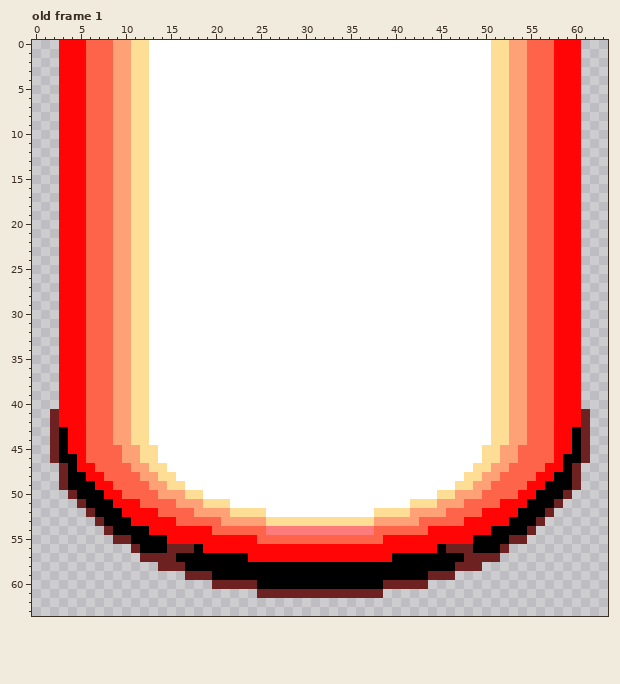
File history of a pixel-art file, assets/satanicCircle.ase. Above is the file before it was changed.
64x64 pixels, 2 frames. Shown: old frame 1. The commit also changed other frames, which this record leaves out.
The result:
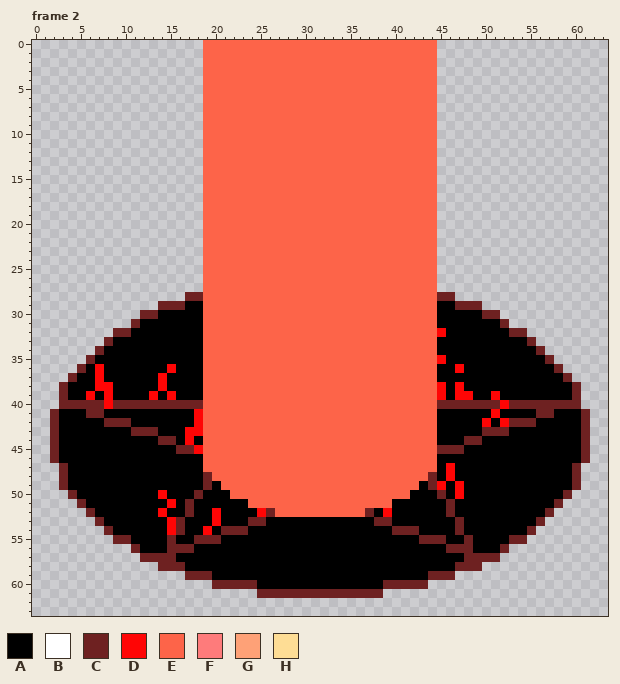
Palette (. is transparent): A #000000  B #ffffff  C #6e2121  D #ff0505  E #fd6449  F #fe7b7b  G #fea177  H #fedd95
A new or re-ordered frame is compared with the old frame closest to it.
Changes in this commit:
frames 2 -> 4
Changed rows in their new state; - is an unchanged pixel.
Frame 2 is new; against old frame 1, layer "beam":
first column x 3:
 0 ................EEEEEEEEEEEEEEEEEEEEEEEEEE................
 1 ................EEEEEEEEEEEEEEEEEEEEEEEEEE................
 2 ................EEEEEEEEEEEEEEEEEEEEEEEEEE................
 3 ................EEEEEEEEEEEEEEEEEEEEEEEEEE................
 4 ................EEEEEEEEEEEEEEEEEEEEEEEEEE................
 5 ................EEEEEEEEEEEEEEEEEEEEEEEEEE................
 6 ................EEEEEEEEEEEEEEEEEEEEEEEEEE................
 7 ................EEEEEEEEEEEEEEEEEEEEEEEEEE................
 8 ................EEEEEEEEEEEEEEEEEEEEEEEEEE................
 9 ................EEEEEEEEEEEEEEEEEEEEEEEEEE................
10 ................EEEEEEEEEEEEEEEEEEEEEEEEEE................
11 ................EEEEEEEEEEEEEEEEEEEEEEEEEE................
12 ................EEEEEEEEEEEEEEEEEEEEEEEEEE................
13 ................EEEEEEEEEEEEEEEEEEEEEEEEEE................
14 ................EEEEEEEEEEEEEEEEEEEEEEEEEE................
15 ................EEEEEEEEEEEEEEEEEEEEEEEEEE................
16 ................EEEEEEEEEEEEEEEEEEEEEEEEEE................
17 ................EEEEEEEEEEEEEEEEEEEEEEEEEE................
18 ................EEEEEEEEEEEEEEEEEEEEEEEEEE................
19 ................EEEEEEEEEEEEEEEEEEEEEEEEEE................
20 ................EEEEEEEEEEEEEEEEEEEEEEEEEE................
21 ................EEEEEEEEEEEEEEEEEEEEEEEEEE................
22 ................EEEEEEEEEEEEEEEEEEEEEEEEEE................
23 ................EEEEEEEEEEEEEEEEEEEEEEEEEE................
24 ................EEEEEEEEEEEEEEEEEEEEEEEEEE................
25 ................EEEEEEEEEEEEEEEEEEEEEEEEEE................
26 ................EEEEEEEEEEEEEEEEEEEEEEEEEE................
27 ................EEEEEEEEEEEEEEEEEEEEEEEEEE................
28 ..............CCEEEEEEEEEEEEEEEEEEEEEEEEEECC..............
29 ...........CCCAAEEEEEEEEEEEEEEEEEEEEEEEEEEAACCC...........
30 .........CCAAAAAEEEEEEEEEEEEEEEEEEEEEEEEEEAAAAACC.........
31 ........CAAAAAAAEEEEEEEEEEEEEEEEEEEEEEEEEEAAAAAAAC........
32 ......CCAAAAAAAAEEEEEEEEEEEEEEEEEEEEEEEEEEDAAAAAAACC......
33 .....CAAAAAAAAAAEEEEEEEEEEEEEEEEEEEEEEEEEEAAAAAAAAAAC.....
34 ....CAAAAAAAAAAAEEEEEEEEEEEEEEEEEEEEEEEEEEAAAAAAAAAAAC....
35 ...CAAAAAAAAAAAAEEEEEEEEEEEEEEEEEEEEEEEEEEDAAAAAAAAAAAC...
36 ..CADAAAAAAADAAAEEEEEEEEEEEEEEEEEEEEEEEEEEAADAAAAAAAAAAC..
37 .CAADAAAAAADAAAAEEEEEEEEEEEEEEEEEEEEEEEEEEAAAAAAAAAAAAAAC.
38 CAAADDAAAAADAAAAEEEEEEEEEEEEEEEEEEEEEEEEEEDADAAAAAAAAAAAAC
39 CAADADAAAADADAAAEEEEEEEEEEEEEEEEEEEEEEEEEEDADDAADAAAAAAAAC
40 CCCCCDCCCCCCCCCCEEEEEEEEEEEEEEEEEEEEEEEEEECCCCCCCDCCCCCCCC
41 AAACCAAAAAAAAAADEEEEEEEEEEEEEEEEEEEEEEEEEEAAAAAADAAAACCAAA
42 AAAAACCCAAAAAAADEEEEEEEEEEEEEEEEEEEEEEEEEEAAAAADADCCCAAAAA
43 -AAAAAAACCCAAADDEEEEEEEEEEEEEEEEEEEEEEEEEEAAAAACCCAAAAAAA-
44 -AAAAAAAAAACCADAEEEEEEEEEEEEEEEEEEEEEEEEEEAAACCAAAAAAAAAA-
45 -AAAAAAAAAAAACCDEEEEEEEEEEEEEEEEEEEEEEEEEECCCAAAAAAAAAAAA-
46 --AAAAAAAAAAAAAAEEEEEEEEEEEEEEEEEEEEEEEEEEAAAAAAAAAAAAAA--
47 --AAAAAAAAAAAAAAEEEEEEEEEEEEEEEEEEEEEEEEEEADAAAAAAAAAAAA--
48 ---AAAAAAAAAAAAACEEEEEEEEEEEEEEEEEEEEEEEECADAAAAAAAAAAA---
49 ----AAAAAAAAAAAACAEEEEEEEEEEEEEEEEEEEEEEACDADAAAAAAAAA----
50 -----AAAAAADAAACAAAEEEEEEEEEEEEEEEEEEEEAAACADAAAAAAAA-----
51 ------AAAAAADACAAAAAAEEEEEEEEEEEEEEEEAAAAAACAAAAAAAA------
52 -------AAAADAACAADAAAADCEEEEEEEEEECADAAAAAACAAAAAAA-------
53 --------AAAA-CAAADAAACCAAAAAAAAAAAACCAAAAAAACAAAAA--------
54 ----------AA-CAA-ACCCAAAAAAAAAAAAAAAACCCAAAACAAA----------
55 ------------CAACCCAAAAAAAAAAAAAAAAAAAAAACCCAAC------------
56 ----------------AAAAAAAAAAAAAAAAAAAAAAAAAA----------------
57 ---------------------AAAAAAAAAAAAAAAA---------------------
Boxes around the changes in both pictures, in picture pixels (x1, y1, x2, y2):
changed: (59, 40, 581, 562)
